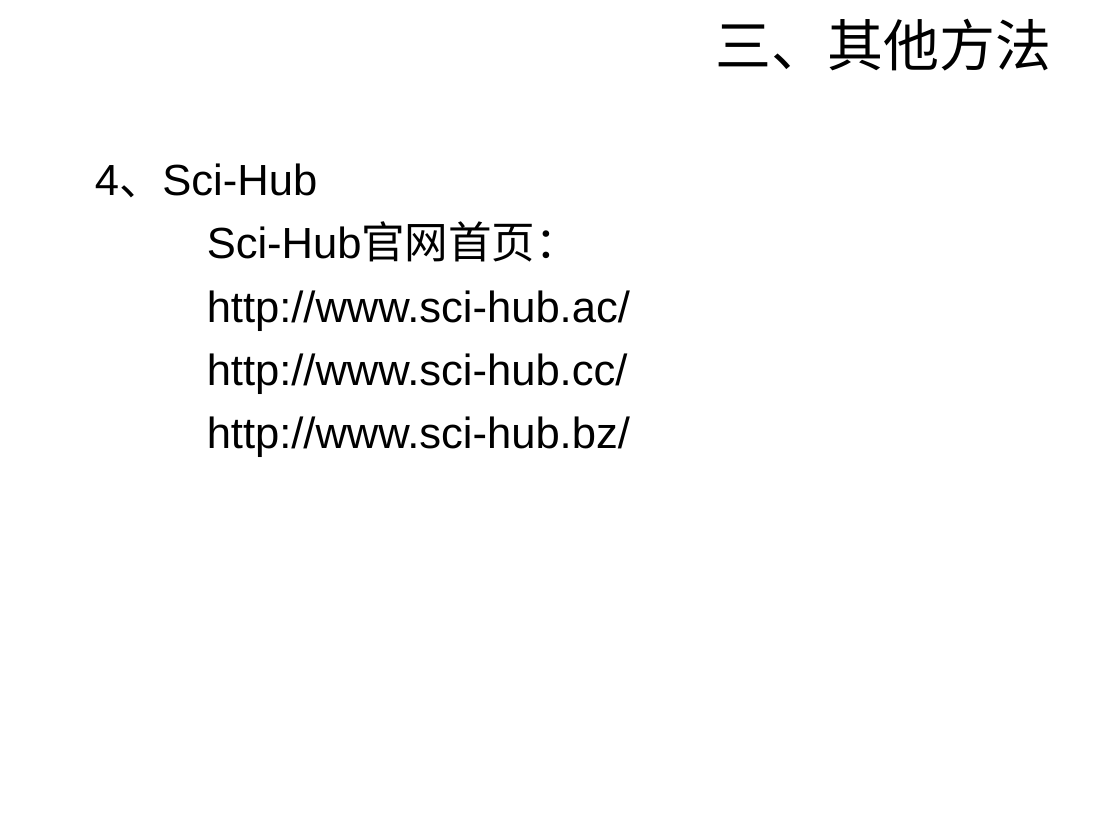
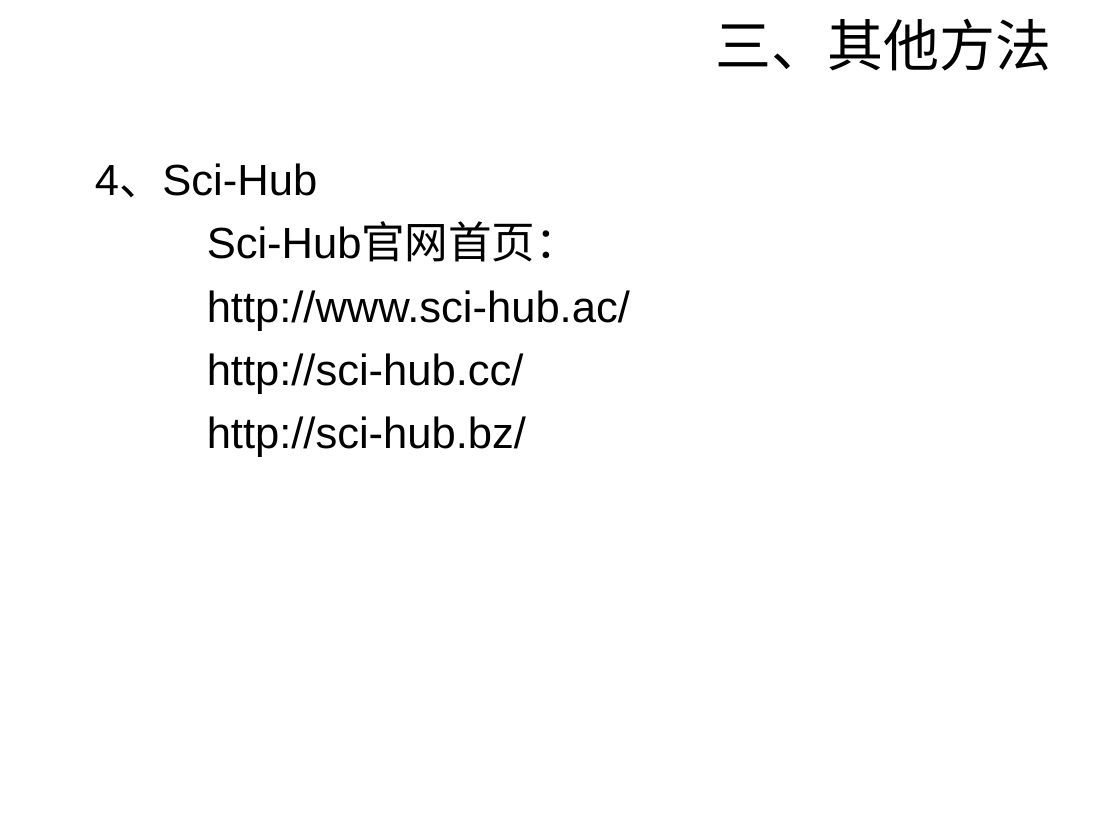
Before and after one commit to sunyisgithub/Git, a slide deck: slide 19 of 文献查找方法.ppt. Drawn at 1120x840 pixels with LibreOffice and Linux fonts; fonts in the diff are those of the drawing; background and template pictures are left out. Boxes give left, top, right and bottom in pixels: in the first picture for what was removed or moved away, otherwise in the second. Text is boxed around its words. In the diff, an @@ line names an element or a change of style, - is before the commit and + after.

```diff
--- a/文献查找方法.ppt
+++ b/文献查找方法.ppt
@@ text at (207,353,526,457): text changed @@
-http://www.sci-hub.cc/
-http://www.sci-hub.bz/
+http://sci-hub.cc/
+http://sci-hub.bz/
```
Also in this commit, not shown: 2 other slides changed, 1 slide added, 2 slides removed, 1 other file.
